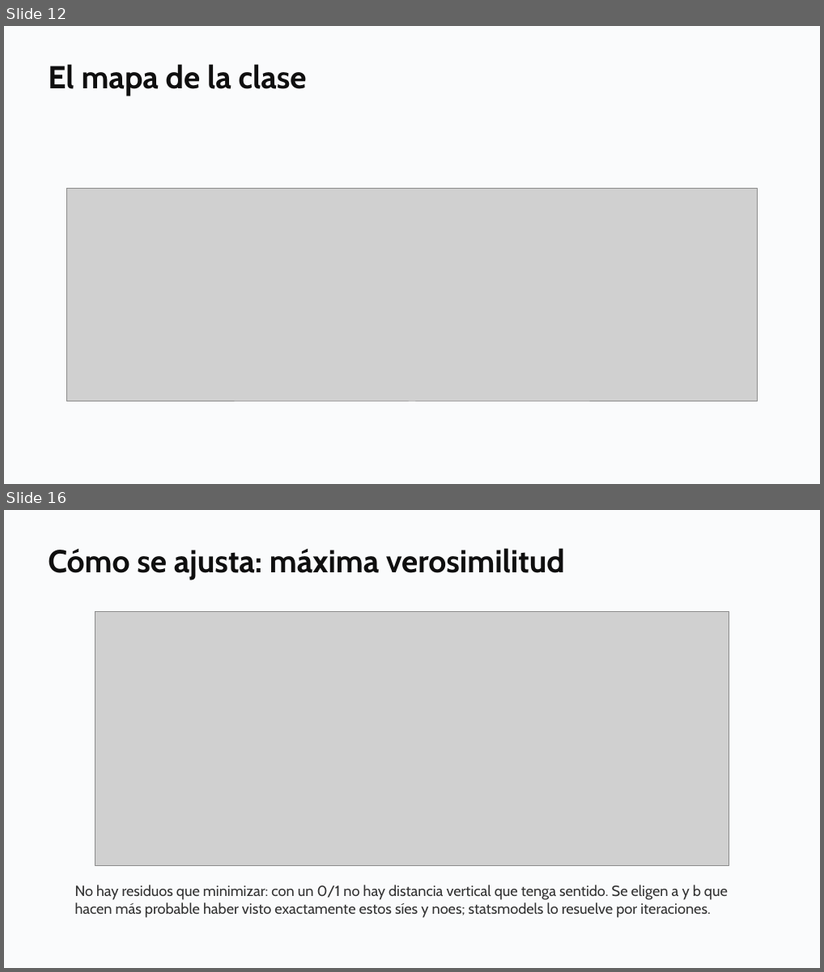
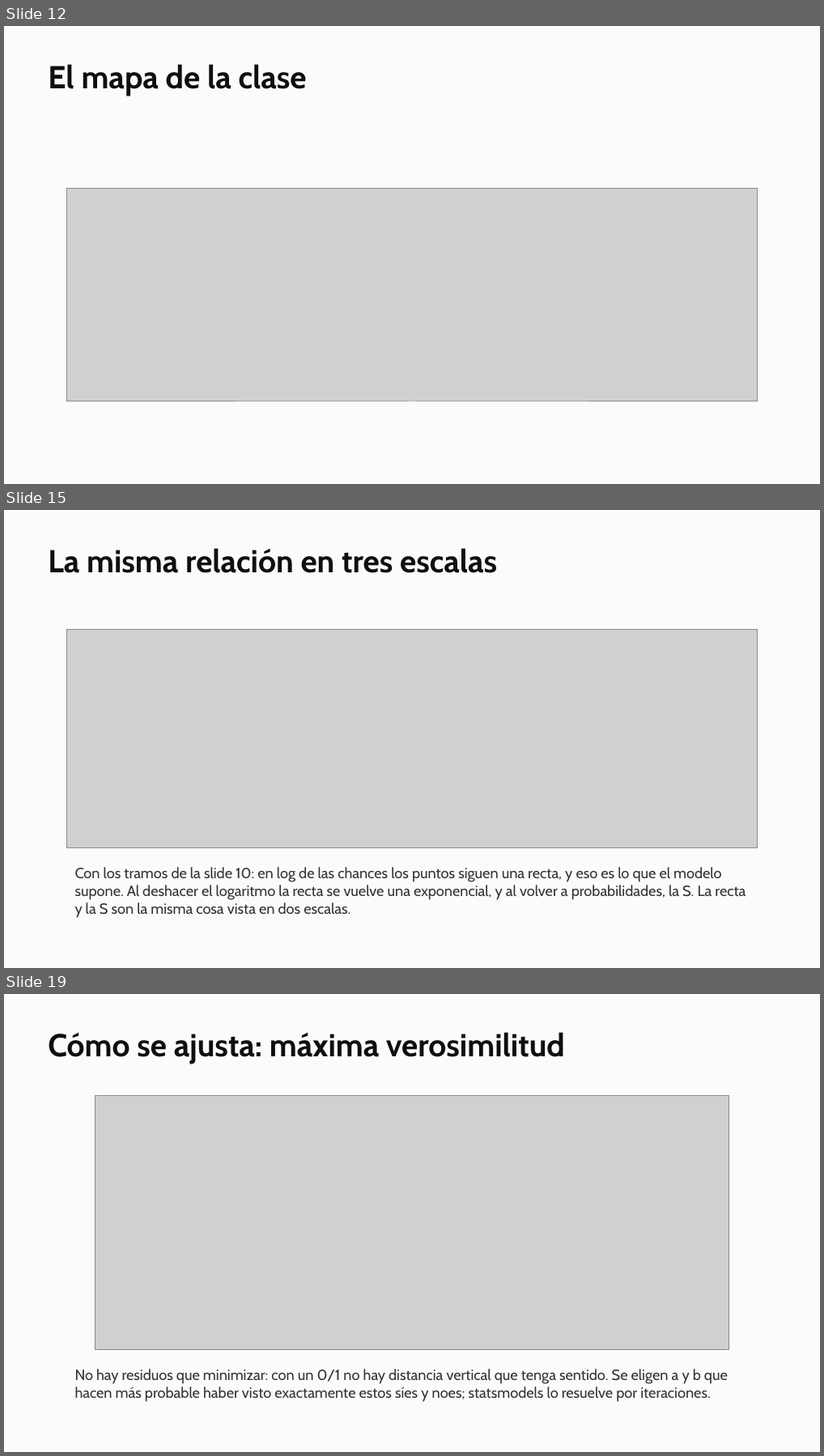
Before and after one commit to daniopitz/diplomado-cdd, a slide deck: presentaciones/clase06_regresion_logistica.pptx. Shown one above the other, each under a label of ours: slides 12 and 16 before the commit, slides 12, 15 and 19 after it; the slides between them are not shown. The pictures are 824x972 and 824x1456 pixels, drawn with LibreOffice and Linux fonts; fonts in the diff are those of the drawing; grey boxes stand for pictures. Boxes give left, top, right and bottom in pixels: in the first picture for what was removed or moved away, otherwise in the second. Text is boxed around its words. In the diff, an @@ line names an element or a change of style, - is before the commit and + after.

```diff
--- a/presentaciones/clase06_regresion_logistica.pptx
+++ b/presentaciones/clase06_regresion_logistica.pptx
@@ slide 15 added at <box>4,510,820,968</box>, background #FFFFFF @@
@@ rectangle added at <box>4,510,820,968</box>, fill #FAFBFC @@
@@ text added at <box>48,548,497,573</box>, 28 pt, text #0F0F0F, bold @@
+La misma relación en tres escalas
@@ picture added at <box>66,629,757,848</box> @@
@@ text added at <box>75,867,746,918</box>, 13 pt, text #333333 @@
+Con los tramos de la slide 10: en log de las chances los puntos siguen una recta, y eso es lo que el modelo supone. Al deshacer el logaritmo la recta se vuelve una exponencial, y al volver a probabilidades, la S. La recta y la S son la misma cosa vista en dos escalas.
@@ what was slide 16 is now slide 19 @@
```
Also in this commit, not shown: 2 slides changed, 2 other slides added, 5 other files.
